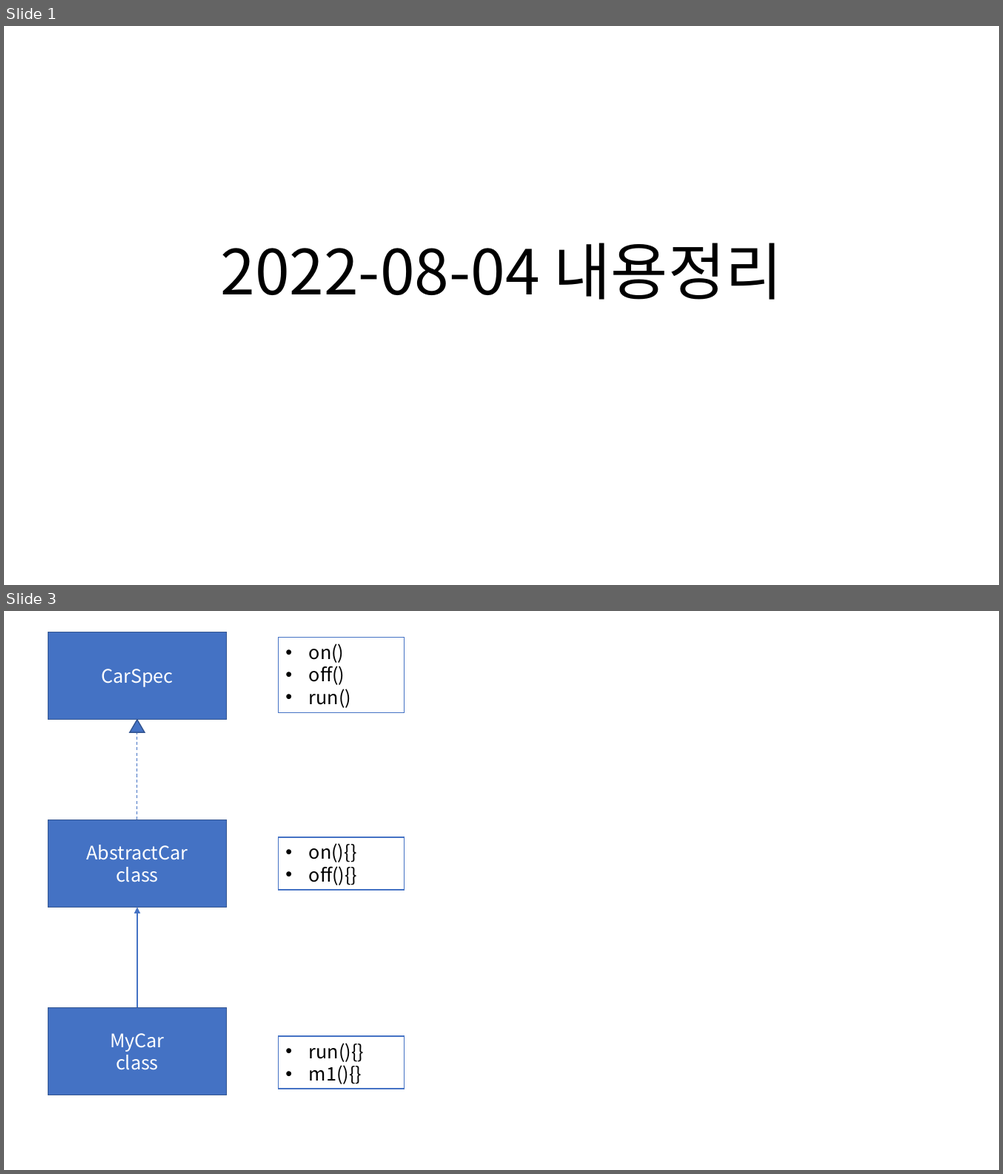
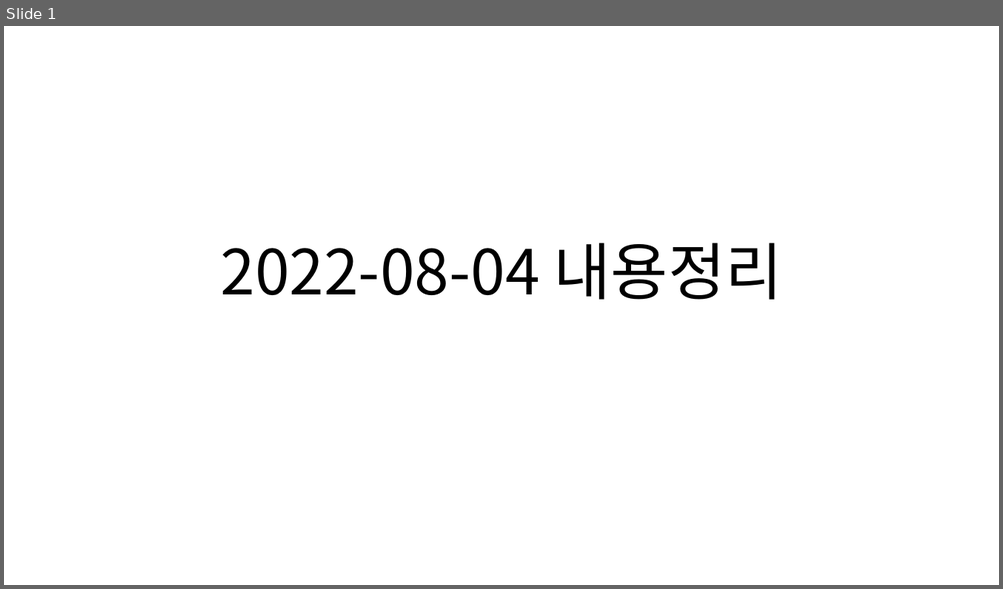
Before and after one commit to Dingadung/2022-study-workspace, a slide deck: study-note/자바/2022-08-04 내용정리 .pptx. Shown one above the other, each under a label of ours: slides 1 and 3 before the commit, slide 1 after it; the slides between them are not shown. The pictures are 1003x1174 and 1003x589 pixels, drawn with LibreOffice and Linux fonts; fonts in the diff are those of the drawing. Boxes give left, top, right and bottom in pixels: in the first picture for what was removed or moved away, otherwise in the second. Text is boxed around its words. In the diff, an @@ line names an element or a change of style, - is before the commit and + after.

```diff
--- a/study-note/자바/2022-08-04 내용정리 .pptx
+++ b/study-note/자바/2022-08-04 내용정리 .pptx
@@ slide 3 removed at [4,611,999,1170], background #FFFFFF @@
@@ rectangle removed at [48,632,226,719] @@
-CarSpec
@@ rectangle removed at [279,637,404,712] @@
-• on()
-• off()
-• run()
@@ triangle removed at [130,720,145,732] @@
@@ line removed from (136, 820) to (136, 719) @@
@@ rectangle removed at [48,820,226,907] @@
-AbstractCar
-class
@@ rectangle removed at [279,837,404,890] @@
-• on(){}
-• off(){}
@@ arrow removed from (136, 1008) to (136, 907) @@
@@ rectangle removed at [48,1008,226,1095] @@
-MyCar
-class
@@ rectangle removed at [279,1037,404,1089] @@
-• run(){}
-• m1(){}
```
Also in this commit, not shown: 1 slide changed, 4 other slides removed, 17 other files.
